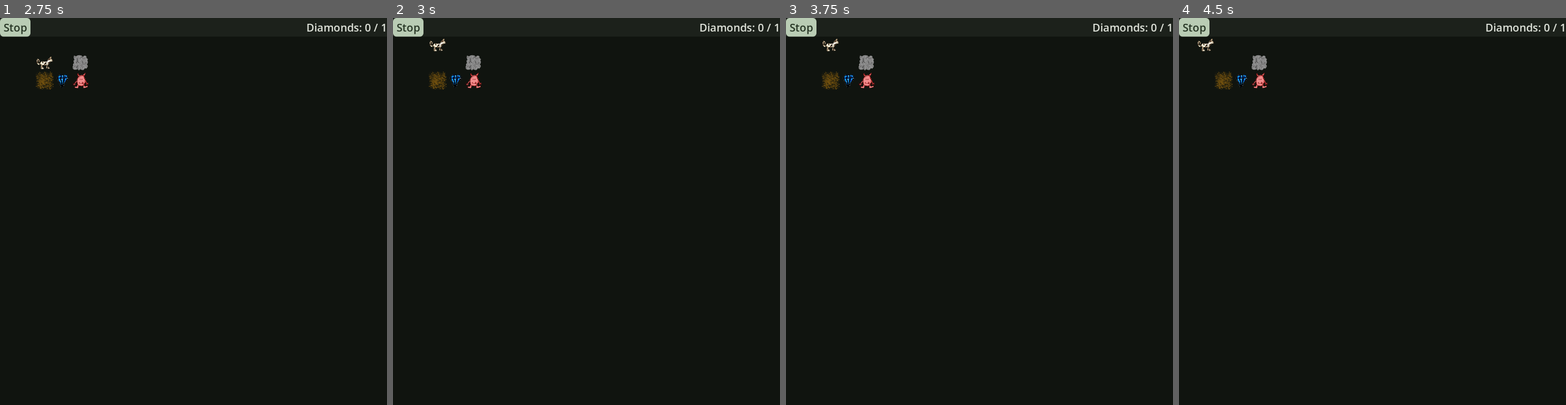
Above: before the commit, frames 1-4 (left to right).
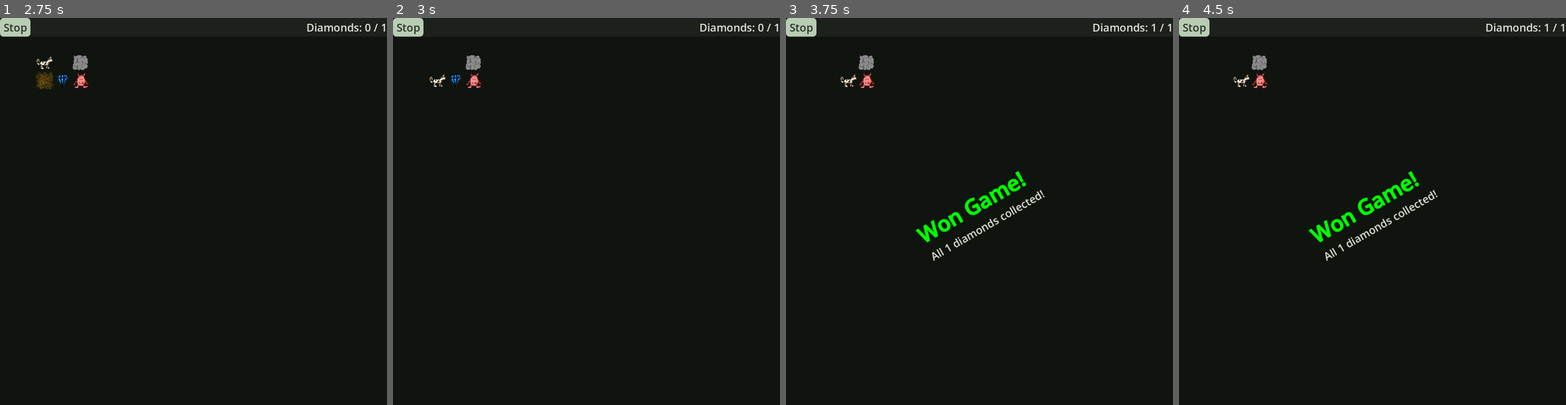
Above: after the commit, the same moments.

Repository: SirVincelot24/juganaut-godot
Game: Godot game, scene res://scenes/MainMenu.tscn
The game is run twice, just before and just after one commit, with the same random seed, the same clock (stepped at 60 frames per second) and the same inputs.
Inputs (mouse positions are in pixels of both pictures, inside the frame that each line leads up to):
- Up to frame 1 (2.75 s): click "Start Game" at 0.5 s; click "Stop" at 1.25 s; click "Start Game" at 2 s
- Up to frame 2 (3 s): tap Enter at 2.75 s; move the mouse to (567, 288) at 2.77 s; hold W (movement.up) from 2.78 s (still down); click (567, 288) at 2.92 s
- Up to frame 3 (3.75 s): release W (movement.up) at 3.5 s; tap Space at 3.5 s; drag from (1095, 269) to (960, 288) at 3.52 s
- Up to frame 4 (4.5 s): tap Enter at 4.25 s; move the mouse to (1256, 153) at 4.27 s; hold A (movement.left) from 4.28 s (still down)

Frame 1 is identical in both runs. In frame 2, 0.2% of the frame differs, in the area x 9-14%, y 5-19%; in frame 3, 1.3%; in frame 4, 1.3%, in the area x 4-96%, y 1-63%.

Commit message:
add touch input

Diff:
--- a/scripts/BL/grid/walker.gd
+++ b/scripts/BL/grid/walker.gd
@@ -2,10 +2,13 @@
 
 var grid_size
 @onready var parent = get_parent()
+var isTouch = false
 var walk_animation_time = .5
+var touchPos
 
 func _ready() -> void:
 	grid_size = parent.tile_set.tile_size.x
+	isTouch = DisplayServer.is_touchscreen_available()
 
 func _process(_delta):
 	var input_direction = get_input_direction()
@@ -16,12 +19,31 @@
 	if target_pos:
 		move_to(target_pos)
 
+func _input(event: InputEvent) -> void:
+	if event is InputEventScreenTouch:
+		touchPos = event.position
+	if event is InputEventScreenDrag:
+		touchPos = event.position
+	if event is InputEventScreenTouch and !event.is_pressed():
+		touchPos = null
 
 func get_input_direction():
-	return Vector2(
-		Input.get_action_strength("movement.right") - Input.get_action_strength("movement.left"),
-		Input.get_action_strength("movement.down") - Input.get_action_strength("movement.up")
-	)
+	#return Vector2(
+		#Input.get_action_strength("movement.right") - Input.get_action_strength("movement.left"),
+		#Input.get_action_strength("movement.down") - Input.get_action_strength("movement.up")
+	#)
+	if !isTouch:
+		return Input.get_vector("movement.left", "movement.right", "movement.up", "movement.down")
+	if touchPos:
+		var center = get_viewport_rect().size / 2
+		var dist: Vector2 = touchPos - center
+		var isVertical: bool = abs(dist.y) > abs(dist.x)
+		if isVertical:
+			return Vector2(0, -1) if dist.y < 0 else Vector2(0, 1)
+		else:
+			return Vector2(-1, 0) if dist.x < 0 else Vector2(1, 0)
+	return Vector2.ZERO
+
 
 func move_to(target_pos):
 	set_process(false)
